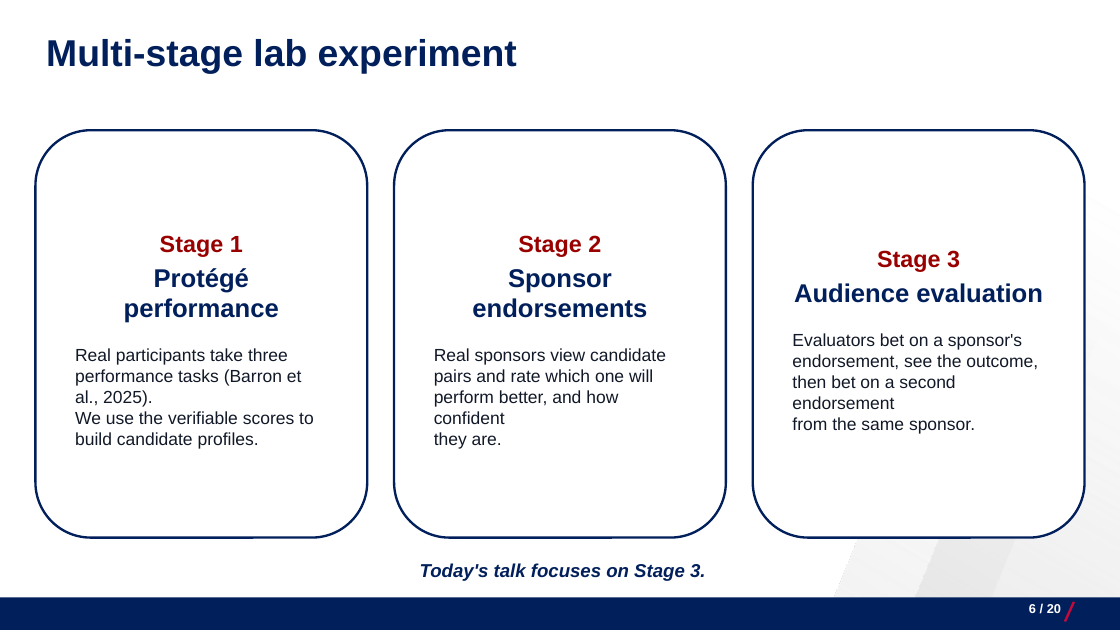
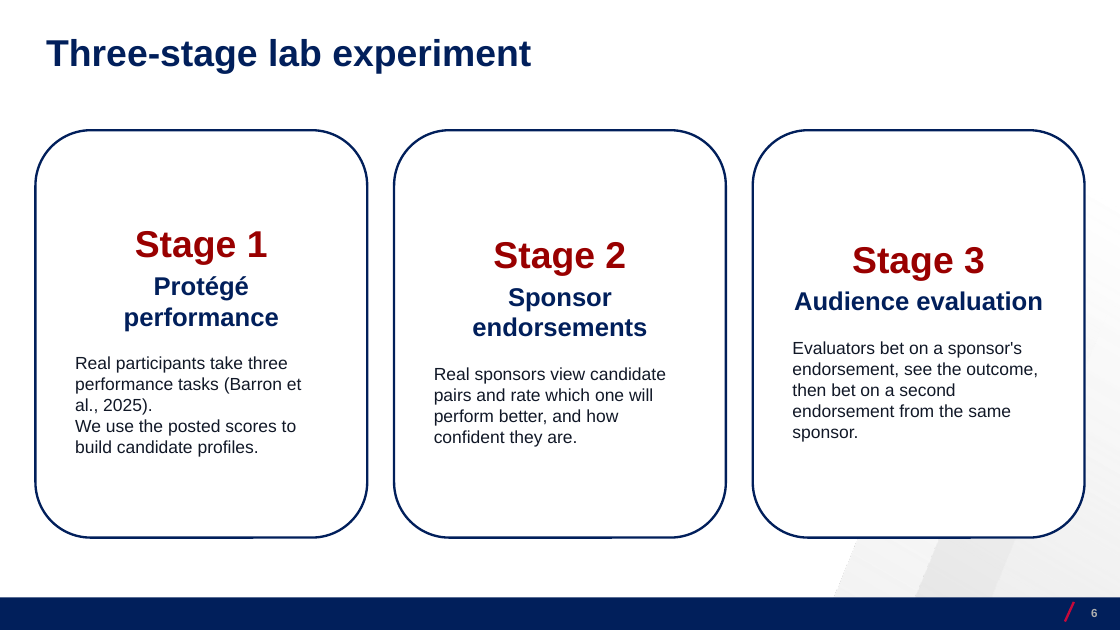
Before and after one commit to josecerv/sponsorship-network, a slide deck: slide 6 of docs/UChicago-0410.pptx. Drawn at 1120x630 pixels with LibreOffice and Linux fonts; fonts in the diff are those of the drawing; background and template pictures are left out. Boxes give left, top, right and bottom in pixels: in the first picture for what was removed or moved away, otherwise in the second. Text is boxed around its words. In the diff, an @@ line names an element or a change of style, - is before the commit and + after.

```diff
--- a/docs/UChicago-0410.pptx
+++ b/docs/UChicago-0410.pptx
@@ text at (46,39,531,74): text changed @@
-Multi-stage lab experiment
+Three-stage lab experiment
@@ text in rounded rectangle at (135,231,268,265): size 20 to 32 pt in "Stage 1" @@
@@ text in rounded rectangle at (493,242,626,275): size 20 to 32 pt in "Stage 2" @@
@@ text in rounded rectangle at (852,247,985,280): size 20 to 32 pt in "Stage 3" @@
@@ text in rounded rectangle at (792,341,1038,442): text changed @@
-Evaluators bet on a sponsor's
-endorsement, see the outcome,
-then bet on a second endorsement
-from the same sponsor.
+Evaluators bet on a sponsor's endorsement, see the outcome, then bet on a second endorsement from the same sponsor.
@@ text in rounded rectangle at (75,419,297,436): text changed @@
-We use the verifiable scores to
+We use the posted scores to
@@ text in rounded rectangle at (434,409,618,447): text changed @@
-perform better, and how confident
-they are.
+perform better, and how confident they are.
@@ text removed at (420,563,706,581) @@
-Today's talk focuses on Stage 3.
@@ page number at (1091,609,1097,617): text changed; size 11 to 10 pt; text colour #FFFFFF to #AFAFAF @@
-6 / 20
+6
```
Also in this commit, not shown: 17 other slides changed, 2 slides added, 2 slides removed, 28 other files.
